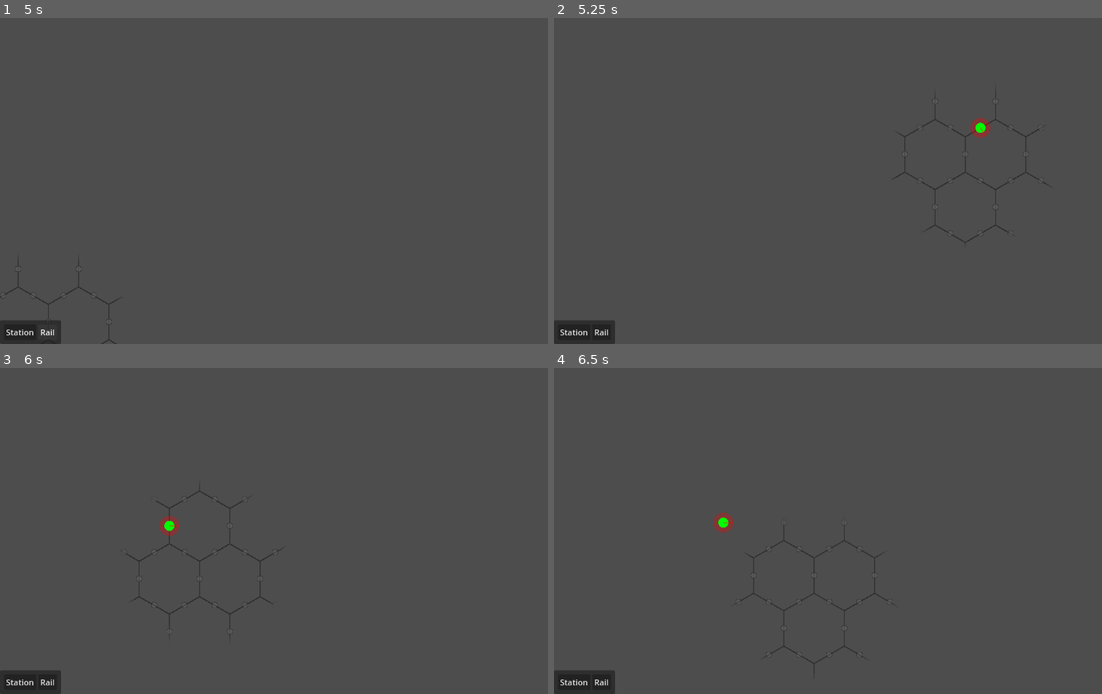
Above: before the commit, frames 1-4 (two rows, left to right).
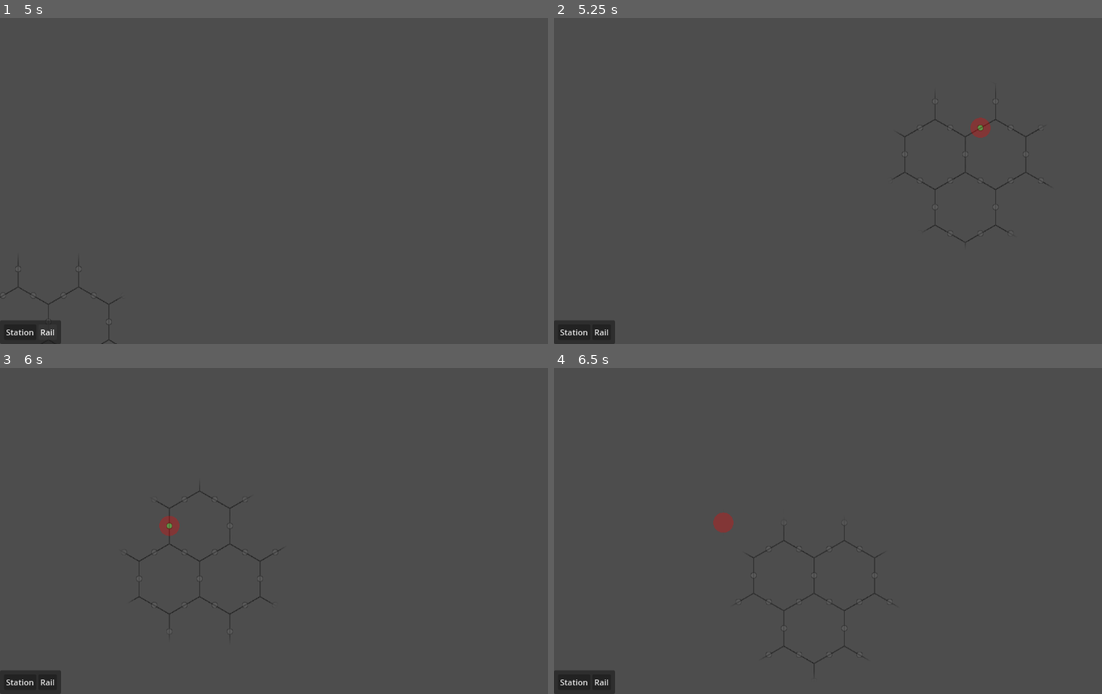
Above: after the commit, the same moments.

Repository: Vakrim/poszynach
Game: Godot game, scene res://main.tscn
Two runs of this game, one before a commit and one after it. Both use one fixed random seed, a clock stepped at 60 frames per second and the inputs below.
Inputs (mouse positions are in pixels of both pictures, inside the frame that each line leads up to):
- Up to frame 1 (5 s): click "Station" at 0.5 s; click "Rail" at 1.25 s; click "Station" at 2 s; click "Rail" at 2.75 s; click "Station" at 3.5 s; click "Rail" at 4.25 s
- Up to frame 2 (5.25 s): tap Enter at 5 s; move the mouse to (970, 164) at 5.02 s; hold S (camera_move_down) from 5.03 s (still down); click (970, 164) at 5.17 s
- Up to frame 3 (6 s): release S (camera_move_down) at 5.75 s; drag from (175, 547) to (263, 596) at 5.77 s
- Up to frame 4 (6.5 s): no input

Frame 1 is identical in both runs. In frame 2, less than 0.1% of the frame differs, in the area x 76-79%, y 32-37%; in frame 3, less than 0.1%, in the area x 29-33%, y 46-51%; in frame 4, less than 0.1%.

Commit message:
calculate connections

Diff:
--- /dev/null
+++ b/direction.gd
@@ -0,0 +1,44 @@
+class_name Direction
+
+const TOP_RIGHT = TileSet.CELL_NEIGHBOR_TOP_RIGHT_SIDE
+const RIGHT = TileSet.CELL_NEIGHBOR_RIGHT_SIDE
+const BOTTOM_RIGHT = TileSet.CELL_NEIGHBOR_BOTTOM_RIGHT_SIDE
+const BOTTOM_LEFT = TileSet.CELL_NEIGHBOR_BOTTOM_LEFT_SIDE
+const LEFT = TileSet.CELL_NEIGHBOR_LEFT_SIDE
+const TOP_LEFT = TileSet.CELL_NEIGHBOR_TOP_LEFT_SIDE
+
+static func get_opposite_direction(direction: TileSet.CellNeighbor) -> TileSet.CellNeighbor:
+    match direction:
+        TOP_RIGHT:
+            return BOTTOM_LEFT
+        RIGHT:
+            return LEFT
+        BOTTOM_RIGHT:
+            return TOP_LEFT
+        BOTTOM_LEFT:
+            return TOP_RIGHT
+        LEFT:
+            return RIGHT
+        TOP_LEFT:
+            return BOTTOM_RIGHT
+        _:
+            assert(false, "Direction not found")
+            return RIGHT
+
+static func get_rotation(direction: TileSet.CellNeighbor) -> float:
+    match direction:
+        TOP_RIGHT:
+            return -PI / 3.0
+        RIGHT:
+            return 0.0
+        BOTTOM_RIGHT:
+            return PI / 3.0
+        BOTTOM_LEFT:
+            return 2 * PI / 3.0
+        LEFT:
+            return PI
+        TOP_LEFT:
+            return -2 * PI / 3.0
+        _:
+            assert(false, "Direction not found")
+            return 0.0
--- a/edge_data.gd
+++ b/edge_data.gd
@@ -5,8 +5,38 @@
 var id: int
 var grid_position: Vector2i
 var world_position: Vector2
-var world_normal_rotation: float
+var direction: TileSet.CellNeighbor
+var with_direction: EdgeWithDirection
+var with_opposite_direction: EdgeWithDirection
 
-func _init() -> void:
-    id = next_id
+func _init(
+    grid_position_: Vector2i,
+    world_position_: Vector2,
+    direction_: TileSet.CellNeighbor,
+) -> void:
+    self.id = next_id
     next_id += 1
+    self.grid_position = grid_position_
+    self.world_position = world_position_
+    self.direction = direction_
+
+    self.with_direction = EdgeWithDirection.new(
+        self,
+        direction_
+    )
+
+    self.with_opposite_direction = EdgeWithDirection.new(
+        self,
+        Direction.get_opposite_direction(direction_)
+    )
+
+class EdgeWithDirection:
+    var edge_data: WeakRef
+    var direction: TileSet.CellNeighbor
+
+    func _init(
+        edge_data_: EdgeData,
+        direction_: TileSet.CellNeighbor
+    ) -> void:
+        self.edge_data = weakref(edge_data_)
+        self.direction = direction_
--- a/main.tscn
+++ b/main.tscn
@@ -1,8 +1,7 @@
-[gd_scene load_steps=5 format=3 uid="uid://dw1lfjjy50q3f"]
+[gd_scene load_steps=4 format=3 uid="uid://dw1lfjjy50q3f"]
 
 [ext_resource type="Script" path="res://camera_2d.gd" id="3_nxi0b"]
 [ext_resource type="Theme" uid="uid://b7dceiu384spx" path="res://theme.tres" id="4_8oag3"]
-[ext_resource type="Script" path="res://path_finding.gd" id="4_he3h2"]
 [ext_resource type="PackedScene" uid="uid://cvbqs0timnjh5" path="res://rail_grid/rail_grid.tscn" id="7_cossi"]
 
 [node name="Main" type="Node"]
@@ -40,7 +39,3 @@
 text = "Rail"
 
 [node name="RailGrid" parent="." instance=ExtResource("7_cossi")]
-
-[node name="PathFinding" type="Node2D" parent="." node_paths=PackedStringArray("rail_grid")]
-script = ExtResource("4_he3h2")
-rail_grid = NodePath("../RailGrid")
--- a/path_finding.gd
+++ b/path_finding.gd
@@ -7,7 +7,7 @@
 
 var impl_point_id = {}
 
-var edges = []
+var edges: Array[EdgeData] = []
 
 func _ready() -> void:
     rail_grid.edge_created.connect(_on_edge_created)
@@ -35,7 +35,7 @@
     for edge in edges:
         draw_circle(edge.world_position, 20, Color(1, 0, 0, 0.3))
         draw_circle(impl.get_point_position(impl_point_id[edge.id]), 10, Color(0, 1, 0))
-        draw_line(edge.world_position, edge.world_position + Vector2(20, 0).rotated(edge.world_normal_rotation), Color(1, 0, 0))
+        draw_line(edge.world_position, edge.world_position + Vector2(20, 0).rotated(Direction.get_rotation(edge.direction)), Color(1, 0, 0))
 
         for c in impl.get_point_connections(impl_point_id[edge.id]):
             draw_line(impl.get_point_position(impl_point_id[edge.id]), impl.get_point_position(c), Color(0, 1, 0))
--- a/rail_grid/edges.gd
+++ b/rail_grid/edges.gd
@@ -1,4 +1,5 @@
 @tool
+class_name Edges
 extends TileMapLayer
 
 @export var repaint: bool:
@@ -10,7 +11,7 @@
 signal edge_created(edge_data: EdgeData)
 signal edge_removed(edge_data: EdgeData)
 
-static var edges_by_position: Dictionary = {}
+var edges_by_position: Dictionary = {}
 
 const CONNECTION_TILE = Vector2i(0, 0)
 const CONNECTION_PLACEHOLDER_TILE = Vector2i(2, 0)
@@ -41,6 +42,8 @@
             edges_by_position[clicked_tile_position] = edge_data
             edge_created.emit(edge_data)
 
+            print('just created new connections: ', get_connections(edge_data).size())
+
         elif mouse_event.button_index == MOUSE_BUTTON_RIGHT and mouse_event.pressed and clicked_tile == CONNECTION_TILE:
             set_cell(clicked_tile_position, 0, CONNECTION_PLACEHOLDER_TILE)
             notify_master_tiles_about_change(clicked_tile_position)
@@ -50,11 +53,11 @@
             edge_removed.emit(edge_data)
 
 func build_edge_data(edge_tile_position: Vector2i) -> EdgeData:
-    var edge_data = EdgeData.new()
-    edge_data.grid_position = edge_tile_position
-    edge_data.world_position = to_global(map_to_local(edge_tile_position))
-    edge_data.world_normal_rotation = get_edge_normal_rotation(edge_tile_position)
-    return edge_data
+    return EdgeData.new(
+        edge_tile_position,
+        to_global(map_to_local(edge_tile_position)),
+        get_edge_normal(edge_tile_position)
+    )
 
 func notify_master_tiles_about_change(changed_edge_tile_position: Vector2i) -> void:
     for neighbor in get_surrounding_cells(changed_edge_tile_position):
@@ -99,32 +102,33 @@
     assert(false, "Edge direction not found")
     return RIGHT_SIDE;
 
-func get_edge_normal_rotation(edge_tile_position: Vector2i) -> float:
-    match get_edge_normal(edge_tile_position):
-        TOP_RIGHT_SIDE:
-            return -PI / 3.0
-        RIGHT_SIDE:
-            return 0.0
-        BOTTOM_RIGHT_SIDE:
-            return PI / 3.0
-        _:
-            assert(false, "Edge direction not found")
-            return 0.0
+func get_connections(edge_data: EdgeData) -> Array[EdgeData.EdgeWithDirection]:
+    var connections: Array[EdgeData.EdgeWithDirection] = []
 
-func get_connections(edge_tile_position: Vector2i) -> Array[EdgeData]:
-    var connections: Array[EdgeData] = []
+    var edge_tile_position: Vector2i = edge_data.grid_position
 
     var normal = get_edge_normal(edge_tile_position)
 
-    var first_step_tile = get_neighbor_cell(edge_tile_position, normal)
+    connections.append_array(get_connections_for_direction(edge_tile_position, normal))
 
-    print_rich(SECOND_STEP_CONNECTIONS)
-    print(normal)
+    var opposite = Direction.get_opposite_direction(normal)
 
-    for second_step in SECOND_STEP_CONNECTIONS[normal]:
-        var second_step_tile = get_neighbor_cell(first_step_tile, second_step)
+    connections.append_array(get_connections_for_direction(edge_tile_position, opposite))
+
+    return connections
+
+func get_connections_for_direction(edge_tile_position: Vector2i, direction: TileSet.CellNeighbor) -> Array[EdgeData.EdgeWithDirection]:
+    var connections: Array[EdgeData.EdgeWithDirection] = []
+
+    var first_step_tile = get_neighbor_cell(edge_tile_position, direction)
+
+    for second_step_direction in SECOND_STEP_CONNECTIONS[direction]:
+        var second_step_tile = get_neighbor_cell(first_step_tile, second_step_direction)
         if get_cell_atlas_coords(second_step_tile) == CONNECTION_TILE:
-            connections.append(edges_by_position[second_step_tile])
+            var edge_data = edges_by_position[second_step_tile] as EdgeData
+            connections.append(
+                edge_data.with_direction if edge_data.direction == second_step_direction else edge_data.with_opposite_direction
+            )
 
     return connections
 
@@ -149,4 +153,7 @@
     TOP_RIGHT_SIDE: [TOP_LEFT_SIDE, TOP_RIGHT_SIDE, RIGHT_SIDE],
     RIGHT_SIDE: [TOP_RIGHT_SIDE, RIGHT_SIDE, BOTTOM_RIGHT_SIDE],
     BOTTOM_RIGHT_SIDE: [RIGHT_SIDE, BOTTOM_RIGHT_SIDE, BOTTOM_LEFT_SIDE],
+    BOTTOM_LEFT_SIDE: [BOTTOM_RIGHT_SIDE, BOTTOM_LEFT_SIDE, LEFT_SIDE],
+    LEFT_SIDE: [BOTTOM_LEFT_SIDE, LEFT_SIDE, TOP_LEFT_SIDE],
+    TOP_LEFT_SIDE: [LEFT_SIDE, TOP_LEFT_SIDE, TOP_RIGHT_SIDE],
 }
--- /dev/null
+++ b/rail_grid/edges_debugger.gd
@@ -0,0 +1,44 @@
+class_name EdgesDebugger
+extends Node2D
+
+@export var edges: Edges
+
+func _ready() -> void:
+    edges.edge_created.connect(repaint)
+    edges.edge_removed.connect(repaint)
+
+func repaint(_edge_data) -> void:
+    queue_redraw()
+
+func _draw() -> void:
+    var connections_count = 0
+
+    for p in edges.edges_by_position:
+        var edge = edges.edges_by_position[p] as EdgeData
+
+        draw_circle(edge.world_position, 20, Color(1, 0, 0, 0.3))
+
+        for connection in edges.get_connections(edge):
+            var start = edge.world_position
+            var end = connection.edge_data.get_ref().world_position
+            var connection_direction = (end - start).normalized()
+
+            var padding = connection_direction.rotated(-PI / 2) * 10
+
+            draw_line(
+                start + padding,
+                end + padding,
+                Color(0, 1, 0, 0.5),
+                2
+            )
+
+            draw_line(
+                start - padding,
+                start - padding + connection_direction * 10,
+                Color(0, 1, 0, 0.5),
+                4
+            )
+
+            connections_count += 1
+
+    print("Connections count: ", connections_count)
--- a/rail_grid/rail_grid.tscn
+++ b/rail_grid/rail_grid.tscn
@@ -9,6 +9,7 @@
 [ext_resource type="Script" path="res://rail_grid/edges.gd" id="6_w8aok"]
 [ext_resource type="Texture2D" uid="uid://bntu4bi4tch82" path="res://rail_grid/hextile.png" id="7_a6b3g"]
 [ext_resource type="Script" path="res://rail_grid/grid.gd" id="8_owd5w"]
+[ext_resource type="Script" path="res://rail_grid/edges_debugger.gd" id="10_k4ip6"]
 
 [sub_resource type="TileSetAtlasSource" id="TileSetAtlasSource_7mk0m"]
 texture = ExtResource("1_tp5ej")
@@ -128,6 +129,10 @@
 tile_set = SubResource("TileSet_fdjwu")
 script = ExtResource("8_owd5w")
 
+[node name="EdgesDebugger" type="Node2D" parent="." node_paths=PackedStringArray("edges")]
+script = ExtResource("10_k4ip6")
+edges = NodePath("../EdgesShader/Edges")
+
 [connection signal="edge_created" from="EdgesShader/Edges" to="." method="_on_edge_created"]
 [connection signal="edge_of_master_changed" from="EdgesShader/Edges" to="Rails" method="_on_edges_edge_changed"]
 [connection signal="edge_removed" from="EdgesShader/Edges" to="." method="_on_edge_removed"]
Not shown: 1 places in rail_grid/rail_grid.tscn that only renumber resources
